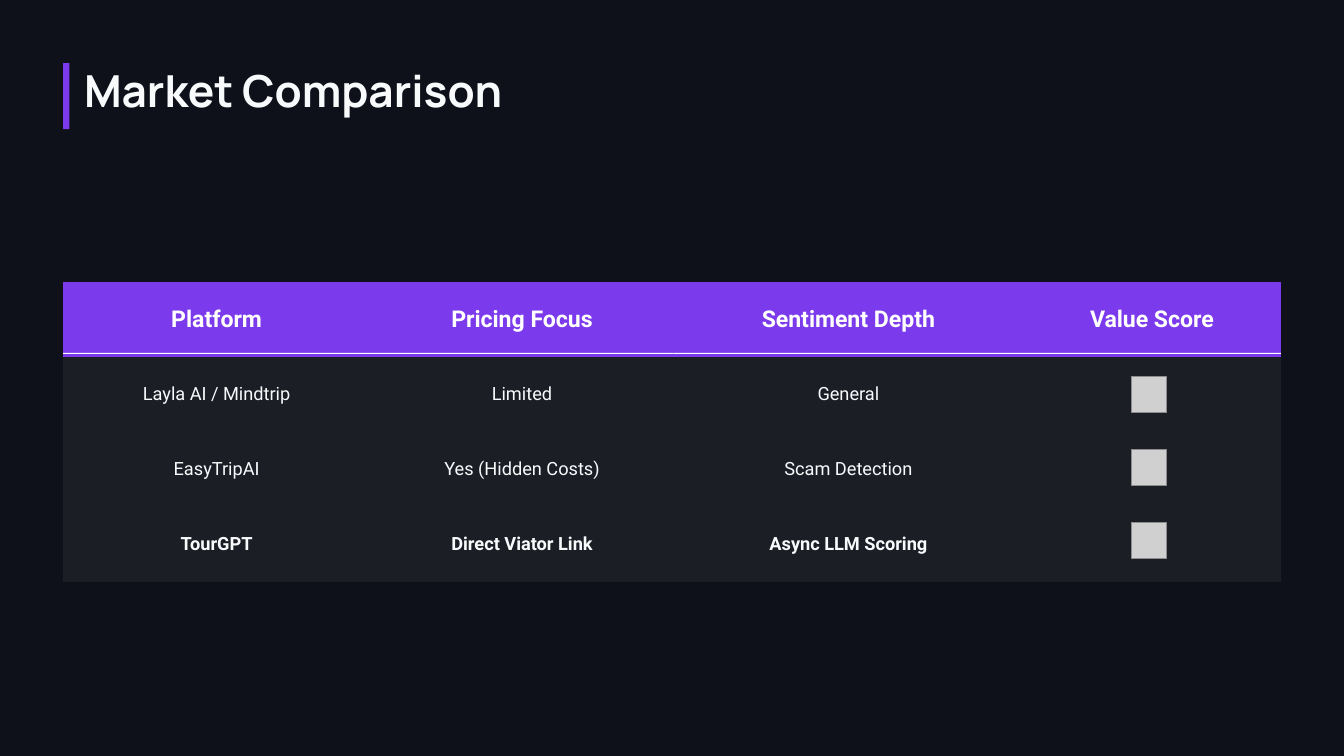
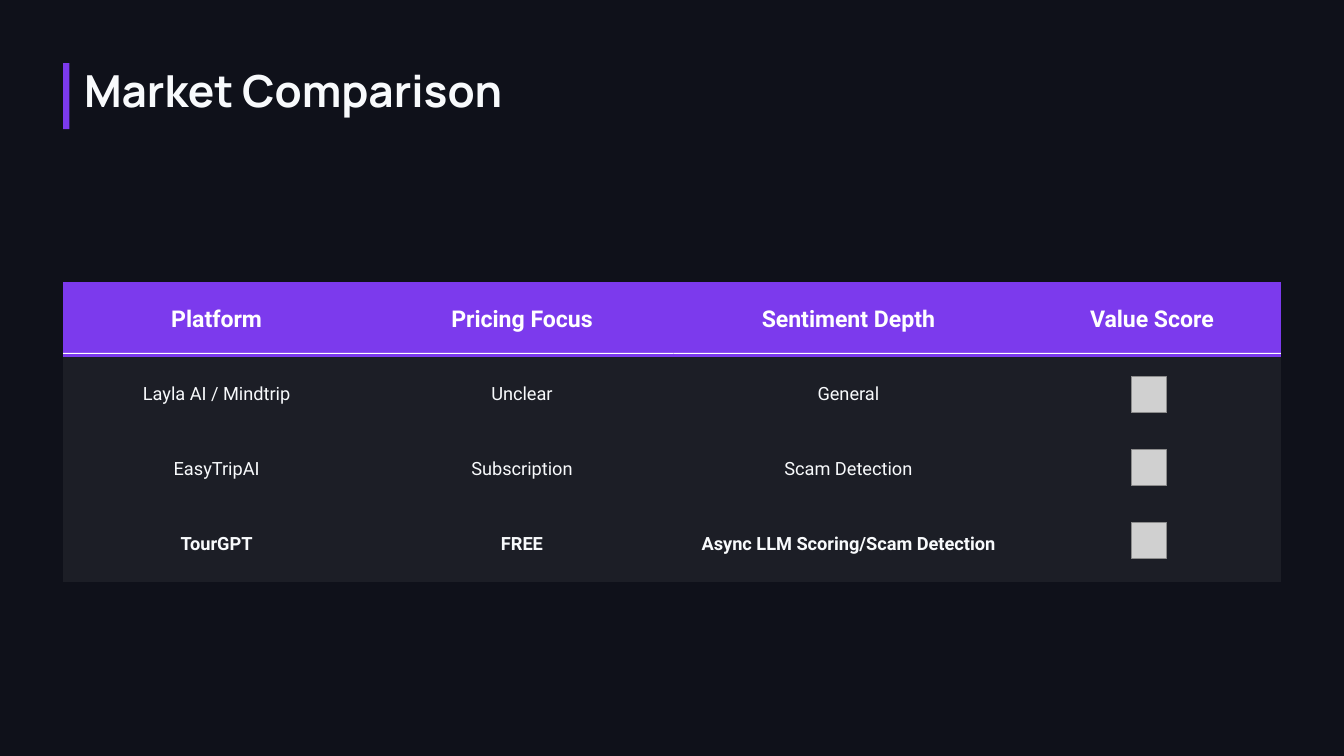
Before and after one commit to jeremiahherm/AI_Project, a slide deck: slide 9 of TourGPT_ Professional AI Travel Insights.pptx. Drawn at 1344x756 pixels with LibreOffice and Linux fonts; fonts in the diff are those of the drawing; grey boxes stand for pictures; background and template pictures are left out. Boxes give left, top, right and bottom in pixels: in the first picture for what was removed or moved away, otherwise in the second. Text is boxed around its words. In the diff, an @@ line names an element or a change of style, - is before the commit and + after.

```diff
--- a/TourGPT_ Professional AI Travel Insights.pptx
+++ b/TourGPT_ Professional AI Travel Insights.pptx
@@ table at box(63, 282, 1280, 613) @@
-row 2, column 2: Limited
+row 2, column 2: Unclear
-row 3, column 2: Yes (Hidden Costs)
+row 3, column 2: Subscription
-row 4, column 2: Direct Viator Link
+row 4, column 2: FREE
-row 4, column 3: Async LLM Scoring
+row 4, column 3: Async LLM Scoring/Scam Detection
```
Also in this commit, not shown: 1 slide added, 1 slide removed.
